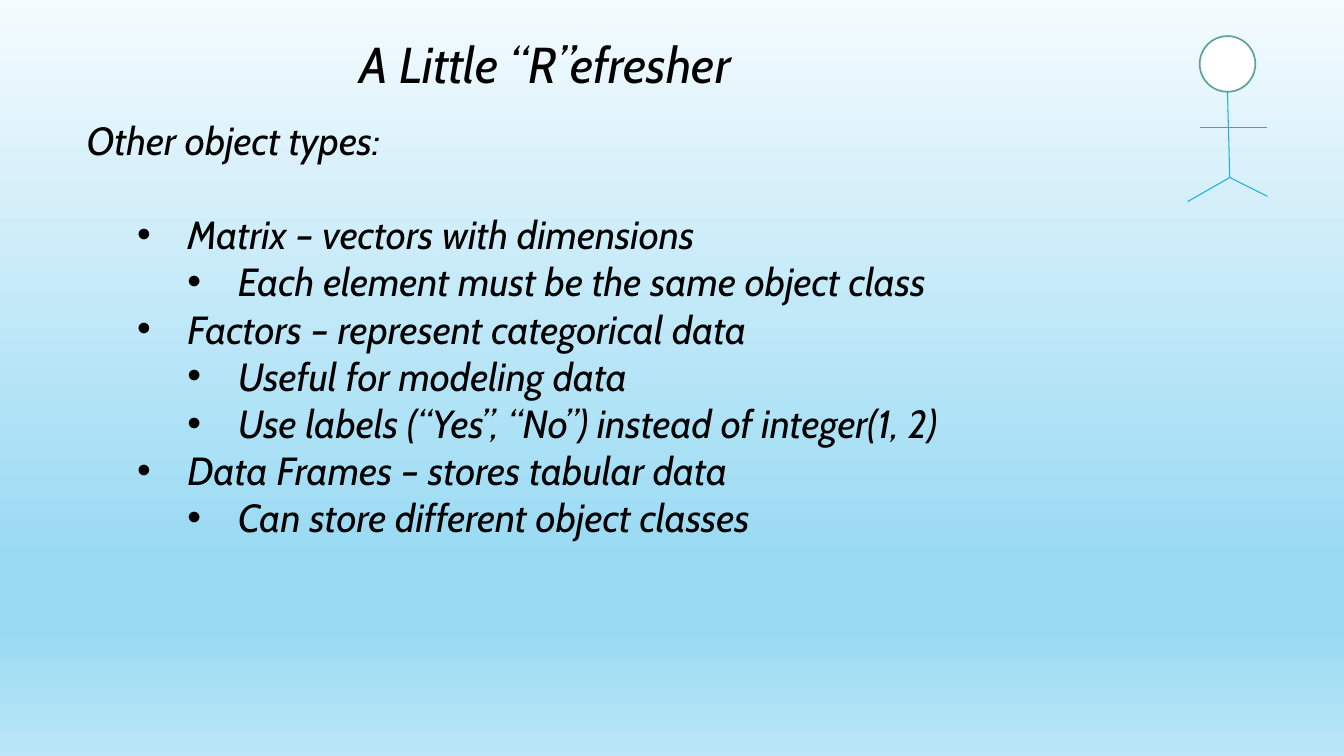
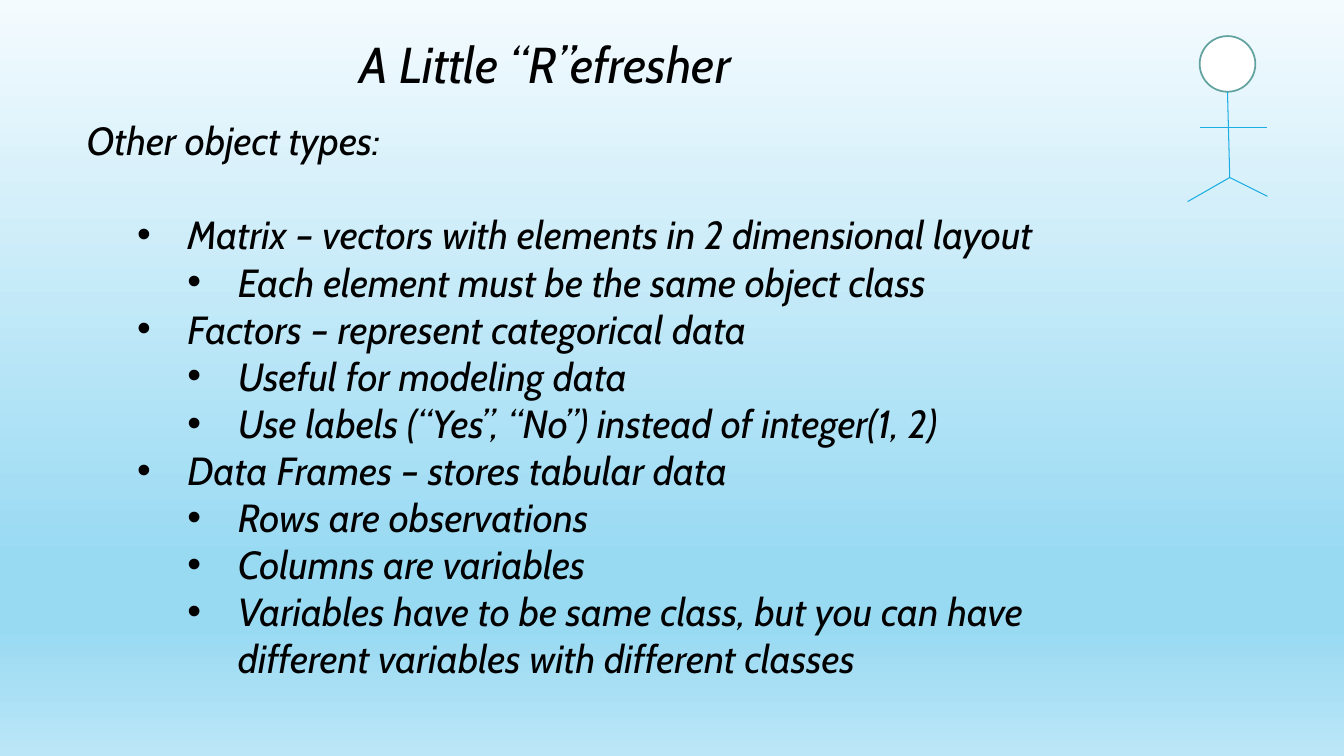
Before and after one commit to jayape/WestWI, a slide deck: slide 8 of R Session.pptx (slide 9 before the commit). Drawn at 1344x756 pixels with LibreOffice and Linux fonts; fonts in the diff are those of the drawing. Boxes give left, top, right and bottom in pixels: in the first picture for what was removed or moved away, otherwise in the second. Text is boxed around its words. In the diff, an @@ line names an element or a change of style, - is before the commit and + after.

```diff
--- a/R Session.pptx
+++ b/R Session.pptx
@@ text at [187, 219, 1032, 259]: text changed @@
-    • Matrix – vectors with dimensions
+    • Matrix – vectors with elements in 2 dimensional layout
@@ text at [238, 502, 1023, 674]: text changed @@
-      • Can store different object classes
+      • Rows are observations
+      • Columns are variables
+      • Variables have to be same class, but you can have different variables with different classes
```
Also in this commit, not shown: 3 other slides changed, 3 slides added, 1 slide removed, 1 other file.
